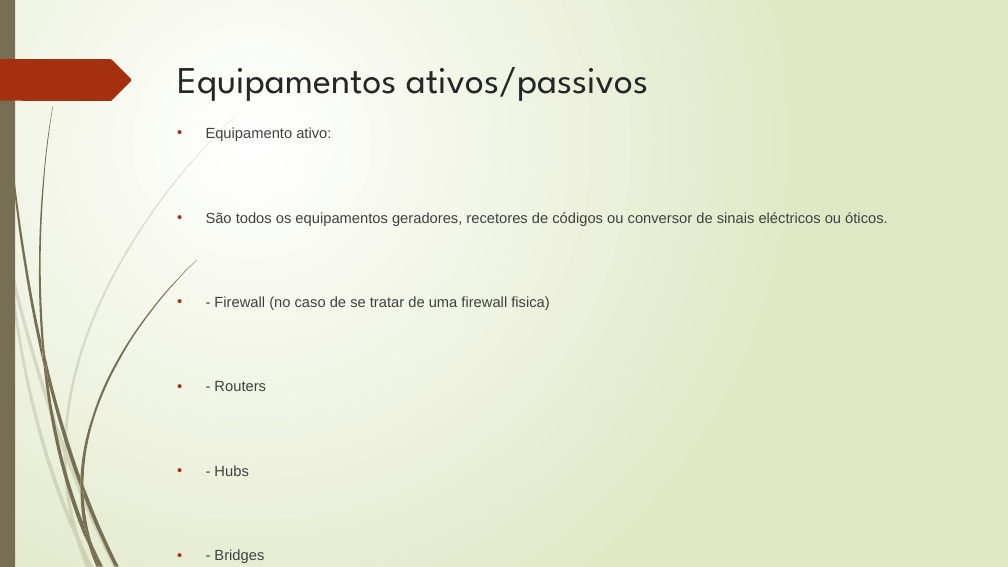
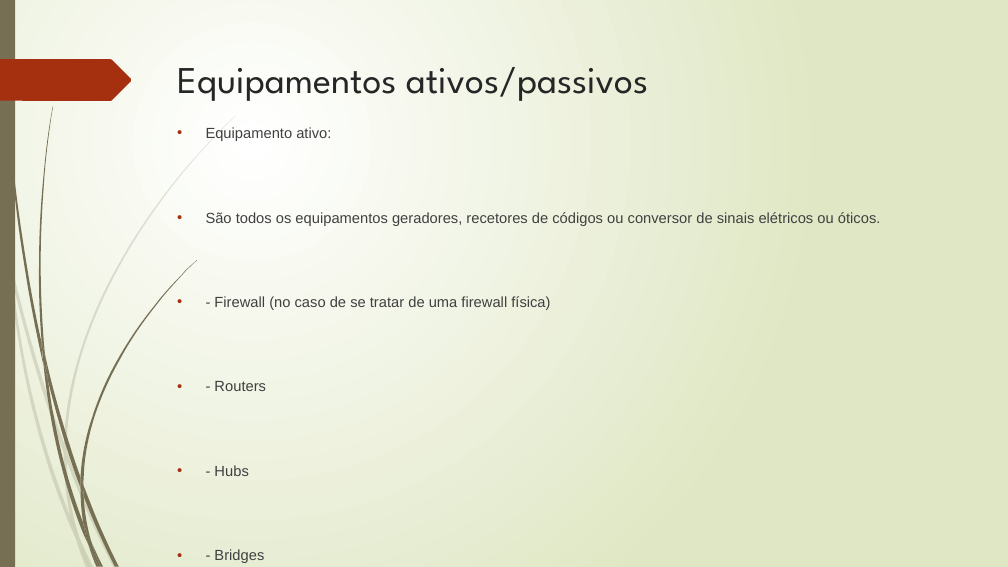
Before and after one commit to paulorenatofernandesmorgado/paulo, a slide deck: slide 16 of Tipos de redes trabalho paulomorgado.pptx. Drawn at 1008x567 pixels with LibreOffice and Linux fonts; fonts in the diff are those of the drawing. Boxes give left, top, right and bottom in pixels: in the first picture for what was removed or moved away, otherwise in the second. Text is boxed around its words. In the diff, an @@ line names an element or a change of style, - is before the commit and + after.

```diff
--- a/Tipos de redes trabalho paulomorgado.pptx
+++ b/Tipos de redes trabalho paulomorgado.pptx
@@ text at (x1=206, y1=212, x2=881, y2=310): text changed @@
-• São todos os equipamentos geradores, recetores de códigos ou conversor de sinais eléctricos ou óticos.
-• - Firewall (no caso de se tratar de uma firewall fisica)
+• São todos os equipamentos geradores, recetores de códigos ou conversor de sinais elétricos ou óticos.
+• - Firewall (no caso de se tratar de uma firewall física)
```
Also in this commit, not shown: 7 other slides changed, 1 other file.
